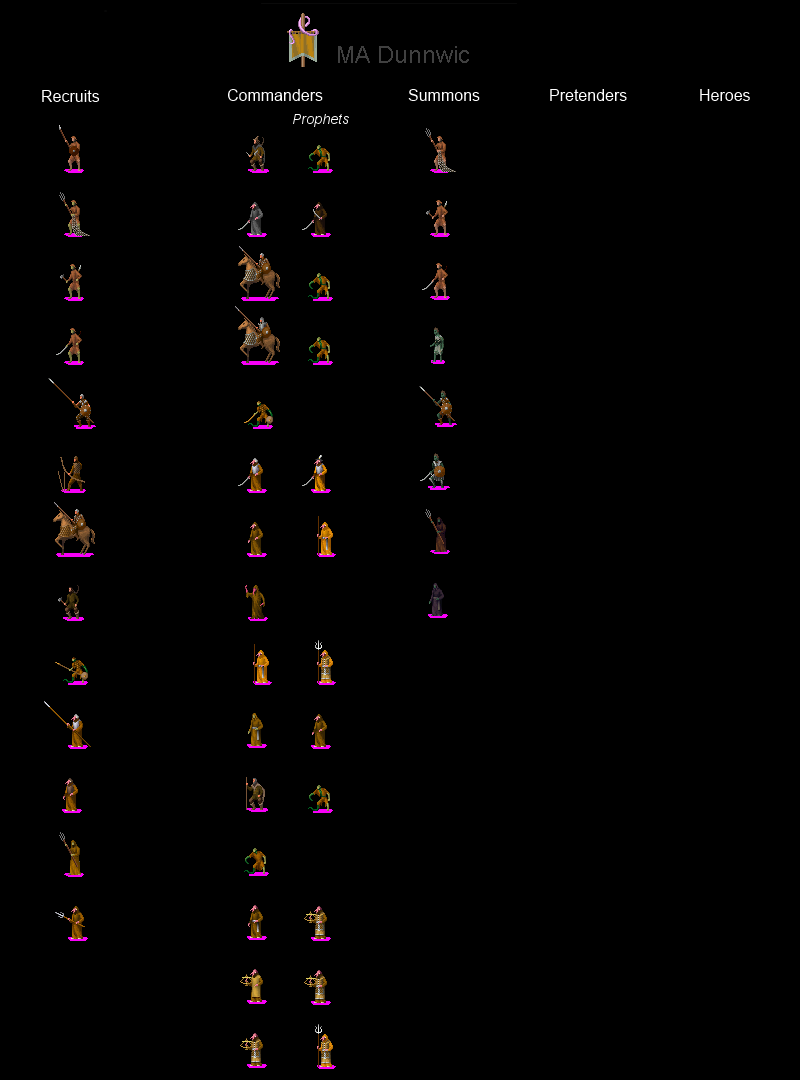
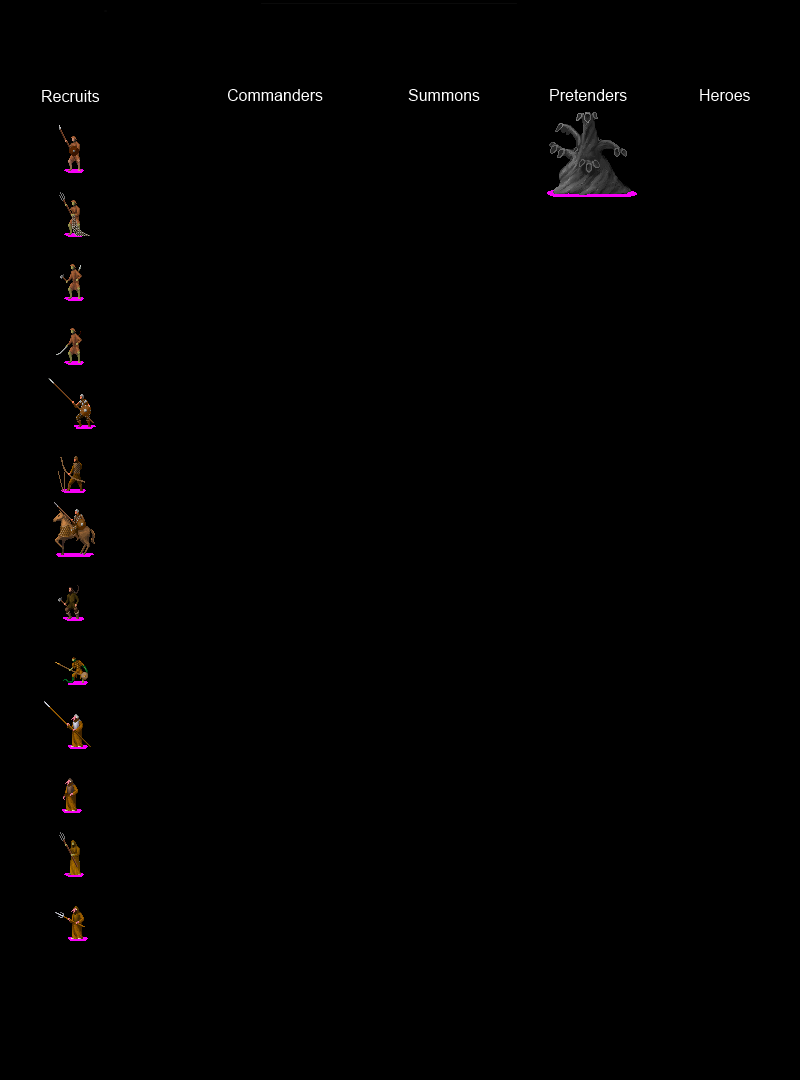
Layer changes from the first 800px x 1080px image to the second:
added layer "2886_1.png" above "banner.png" over [547, 112, 637, 197]
hid "banner.png" over [287, 13, 469, 67]
hid "enthralled1_2.png" over [419, 128, 457, 618]
hid "druid_1.png" over [302, 145, 336, 1069]
hid "scout_1.png" over [235, 136, 280, 1068]
hid "Prophets" over [293, 114, 349, 127]
